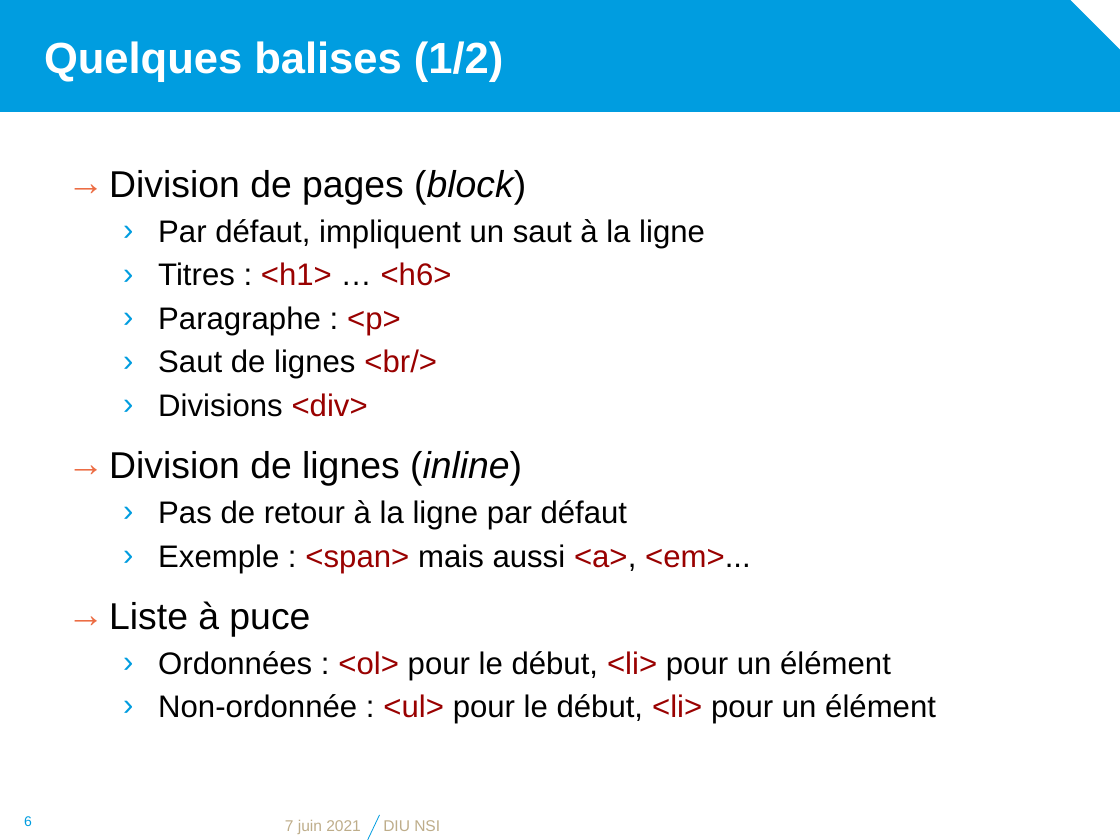
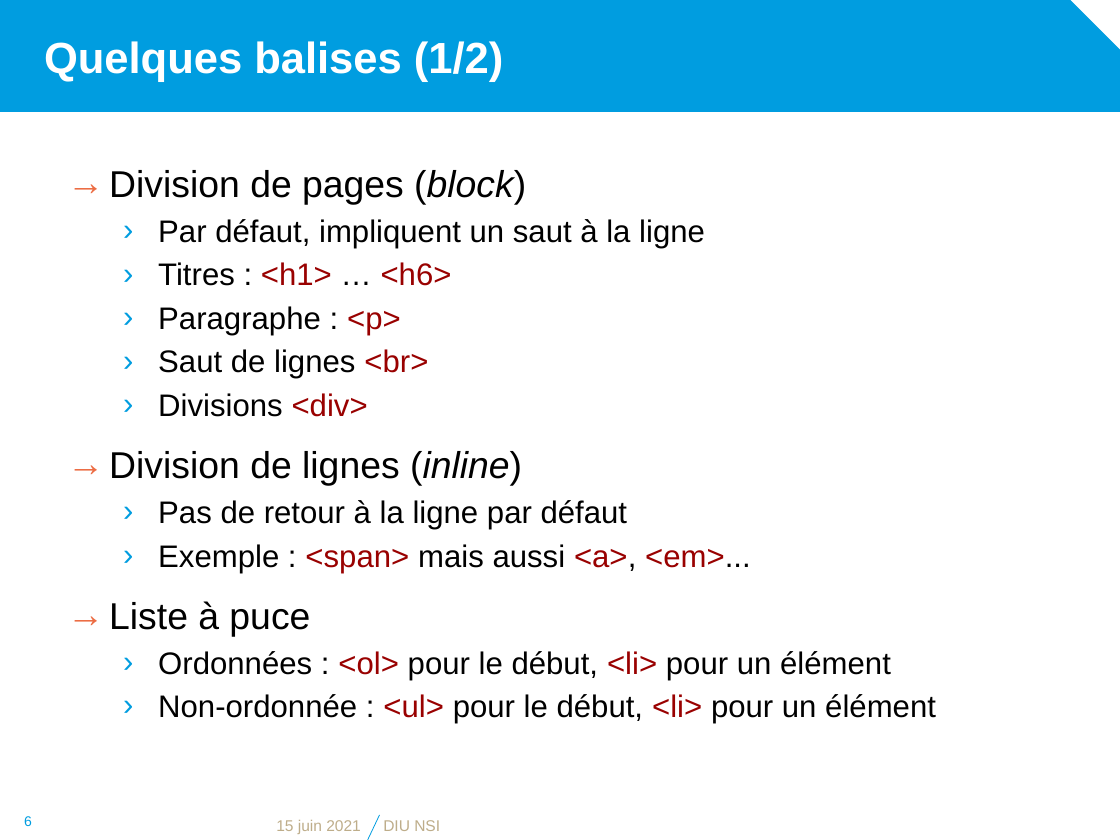
Before and after one commit to diu-uf-bordeaux/bloc1, a slide deck: slide 6 of web/2-HTML/html.pptx. Drawn at 1120x840 pixels with LibreOffice and Linux fonts; fonts in the diff are those of the drawing; background and template pictures are left out. Boxes give left, top, right and bottom in pixels: in the first picture for what was removed or moved away, otherwise in the second. Text is boxed around its words. In the diff, an @@ line names an element or a change of style, - is before the commit and + after.

```diff
--- a/web/2-HTML/html.pptx
+++ b/web/2-HTML/html.pptx
@@ text at bbox=[158, 349, 428, 379]: text changed @@
-  › Saut de lignes <br/>
+  › Saut de lignes <br>
@@ text at bbox=[276, 820, 361, 834]: text changed @@
-7 juin 2021
+15 juin 2021
```
Also in this commit, not shown: 9 other slides changed, 3 other files.
